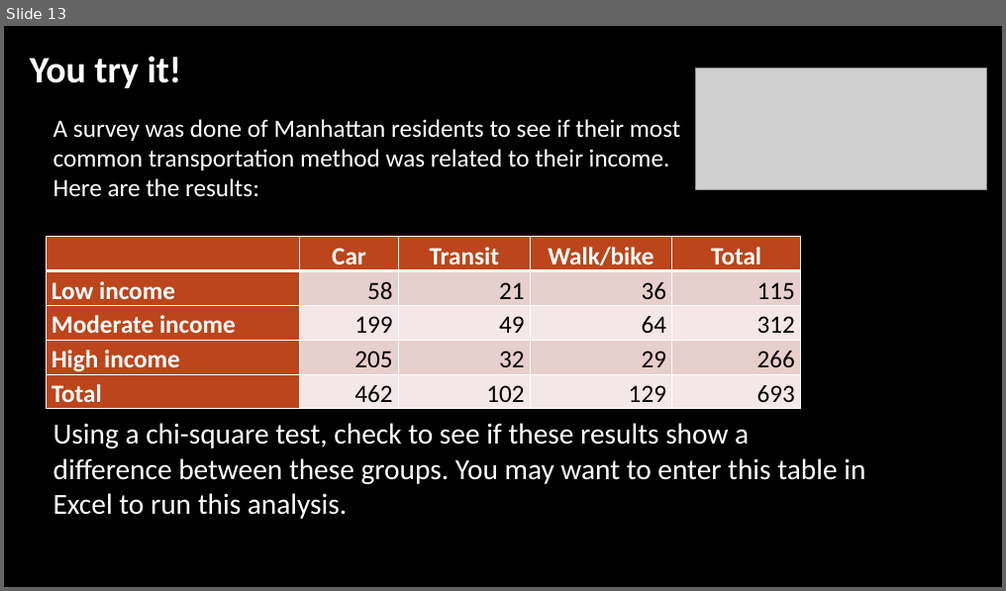
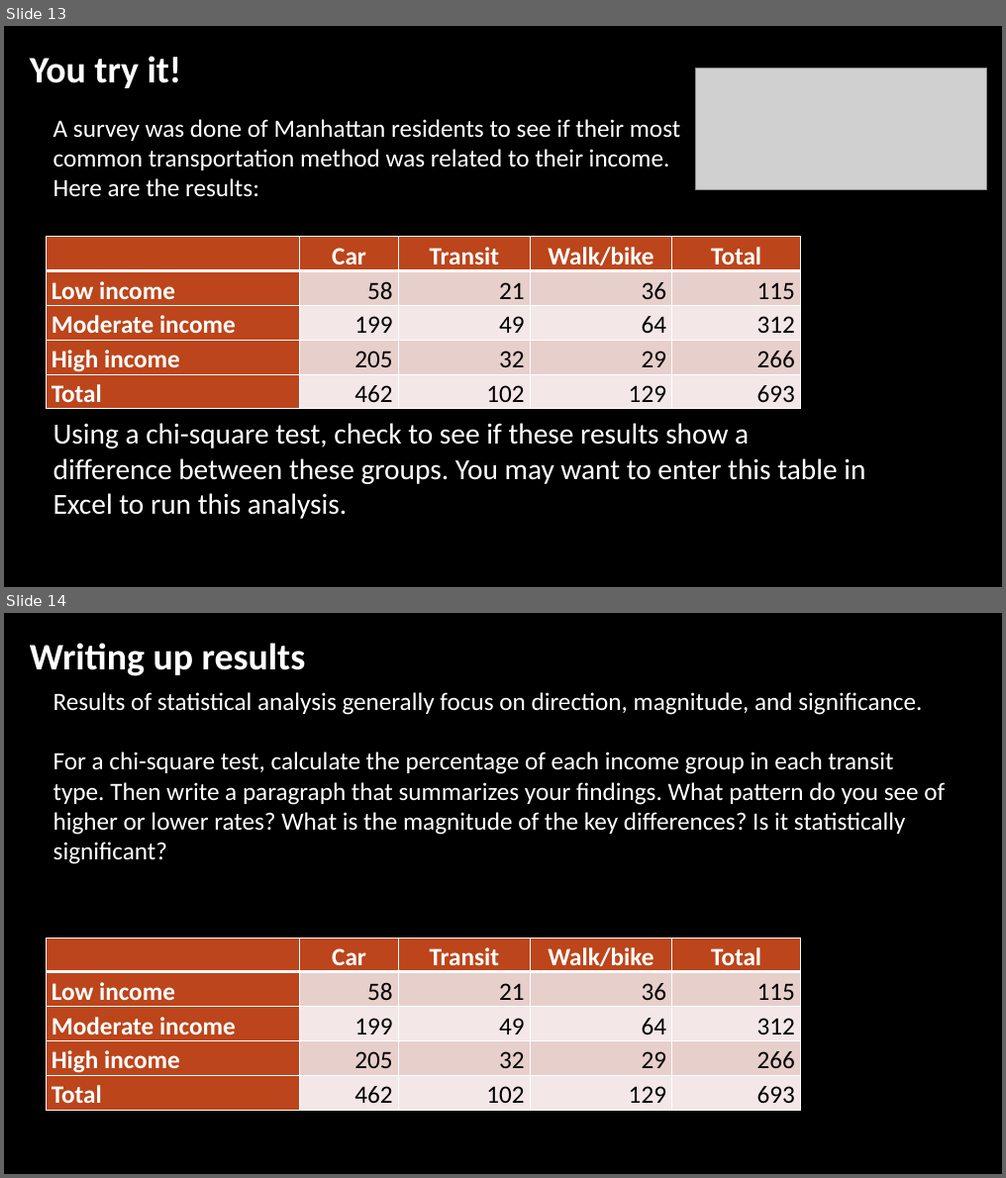
Before and after one commit to jshannon75/geog4300, a slide deck: in_class_slides/geog4300_W09-1 Chi square normality non-parametric.pptx. Shown one above the other, each under a label of ours: slide 13 before the commit, slides 13 and 14 after it. The pictures are 1006x591 and 1006x1178 pixels, drawn with LibreOffice and Linux fonts; fonts in the diff are those of the drawing; grey boxes stand for pictures; background and template pictures are left out. Boxes give left, top, right and bottom in pixels: in the first picture for what was removed or moved away, otherwise in the second. Text is boxed around its words. In the diff, an @@ line names an element or a change of style, - is before the commit and + after.

Commit message:
Chi square update

```diff
--- a/in_class_slides/geog4300_W09-1 Chi square normality non-parametric.pptx
+++ b/in_class_slides/geog4300_W09-1 Chi square normality non-parametric.pptx
@@ slide 14 added at bbox=[4, 613, 1002, 1174], background picture (left out) @@
@@ text added at bbox=[30, 643, 306, 676], 36 pt, text #FFFFFF, bold @@
+Writing up results
@@ text added at bbox=[54, 692, 944, 864], 24 pt, text #FFFFFF @@
+Results of statistical analysis generally focus on direction, magnitude, and significance.
+For a chi-square test, calculate the percentage of each income group in each transit type. Then write a paragraph that summarizes your findings. What pattern do you see of higher or lower rates? What is the magnitude of the key differences? Is it statistically significant?
@@ table added at bbox=[46, 938, 801, 1108], 5 rows, 5 columns @@
+ | Car | Transit | Walk/bike | Total
+Low income | 58 | 21 | 36 | 115
+Moderate income | 199 | 49 | 64 | 312
+High income | 205 | 32 | 29 | 266
+Total | 462 | 102 | 129 | 693
```
Also in this commit, not shown: 1 slide changed.
